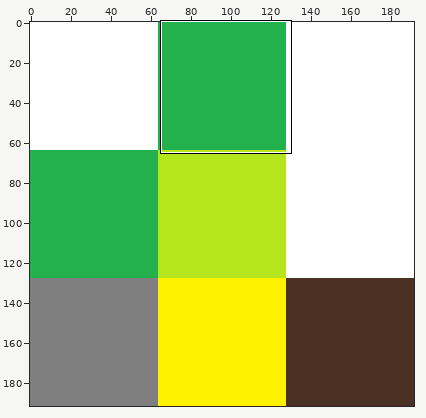
One commit to this sprite sheet: Assets/Materials/Materials.png. The first picture is a wide view before the edit; the outline marks the close-up.
Close-up. The starting point:
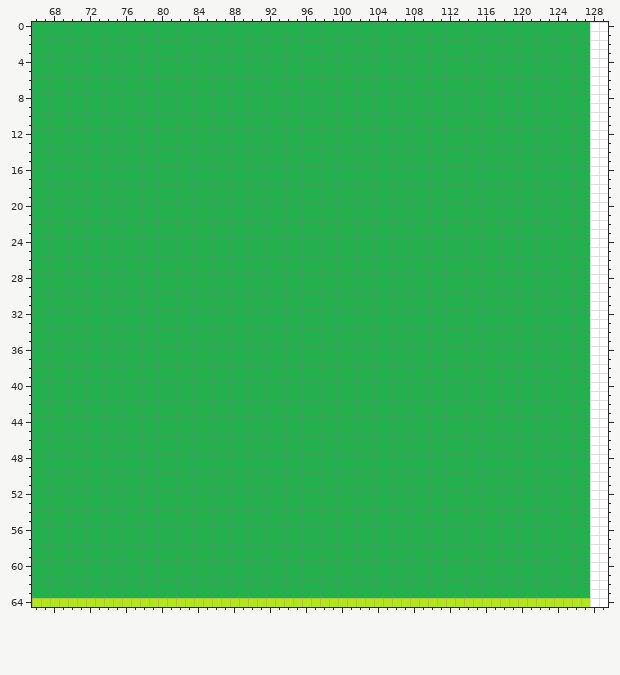
The file is 192x192 pixels. Shown: x 66..129, y 0..64.
After:
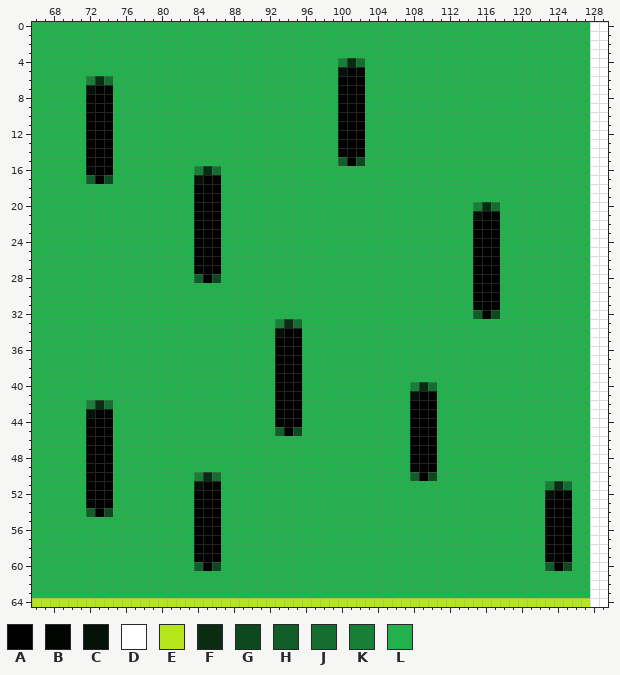
Palette (. is transparent): A #000000  B #010602  C #031107  D #ffffff  E #b5e61d  F #092c13  G #0e481f  H #125e28  J #156e2f  K #187f37  L #22b14c
Difference:
y 4: x 100..102 LLL -> KFJ
y 5: x 100..102 LLL -> CAB
y 6: x 72..74 LLL -> KFJ; x 100..102 LLL -> AAA
y 7: x 72..74 LLL -> CAB; x 100..102 LLL -> AAA
y 8..13: x 72..74 LLL -> AAA; x 100..102 LLL -> AAA
y 14: x 72..74 LLL -> AAA; x 100..102 LLL -> BAA
y 15: x 72..74 LLL -> AAA; x 100..102 LLL -> HAG
y 16: x 72..74 LLL -> BAA; x 84..86 LLL -> KFJ
y 17: x 72..74 LLL -> HAG; x 84..86 LLL -> CAB
y 18..19: x 84..86 LLL -> AAA
y 20: x 84..86 LLL -> AAA; x 115..117 LLL -> KFJ
y 21: x 84..86 LLL -> AAA; x 115..117 LLL -> CAB
y 22..26: x 84..86 LLL -> AAA; x 115..117 LLL -> AAA
y 27: x 84..86 LLL -> BAA; x 115..117 LLL -> AAA
y 28: x 84..86 LLL -> HAG; x 115..117 LLL -> AAA
y 29..30: x 115..117 LLL -> AAA
y 31: x 115..117 LLL -> BAA
y 32: x 115..117 LLL -> HAG
y 33: x 93..95 LLL -> KFJ
y 34: x 93..95 LLL -> CAB
y 35..39: x 93..95 LLL -> AAA
y 40: x 93..95 LLL -> AAA; x 108..110 LLL -> KFJ
y 41: x 93..95 LLL -> AAA; x 108..110 LLL -> CAB
y 42: x 72..74 LLL -> KFJ; x 93..95 LLL -> AAA; x 108..110 LLL -> AAA
y 43: x 72..74 LLL -> CAB; x 93..95 LLL -> AAA; x 108..110 LLL -> AAA
y 44: x 72..74 LLL -> AAA; x 93..95 LLL -> BAA; x 108..110 LLL -> AAA
y 45: x 72..74 LLL -> AAA; x 93..95 LLL -> HAG; x 108..110 LLL -> AAA
y 46..48: x 72..74 LLL -> AAA; x 108..110 LLL -> AAA
y 49: x 72..74 LLL -> AAA; x 108..110 LLL -> BAA
y 50: x 72..74 LLL -> AAA; x 84..86 LLL -> KFJ; x 108..110 LLL -> HAG
y 51: x 72..74 LLL -> AAA; x 84..86 LLL -> CAB; x 123..125 LLL -> KFJ
y 52: x 72..74 LLL -> AAA; x 84..86 LLL -> AAA; x 123..125 LLL -> CAB
y 53: x 72..74 LLL -> BAA; x 84..86 LLL -> AAA; x 123..125 LLL -> AAA
y 54: x 72..74 LLL -> HAG; x 84..86 LLL -> AAA; x 123..125 LLL -> AAA
y 55..58: x 84..86 LLL -> AAA; x 123..125 LLL -> AAA
y 59: x 84..86 LLL -> BAA; x 123..125 LLL -> BAA
y 60: x 84..86 LLL -> HAG; x 123..125 LLL -> HAG
